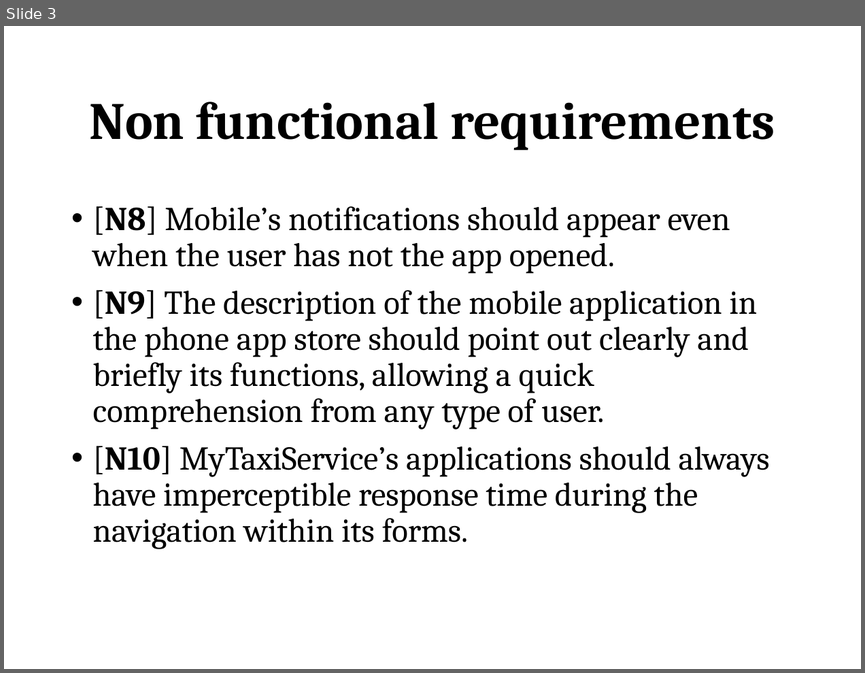
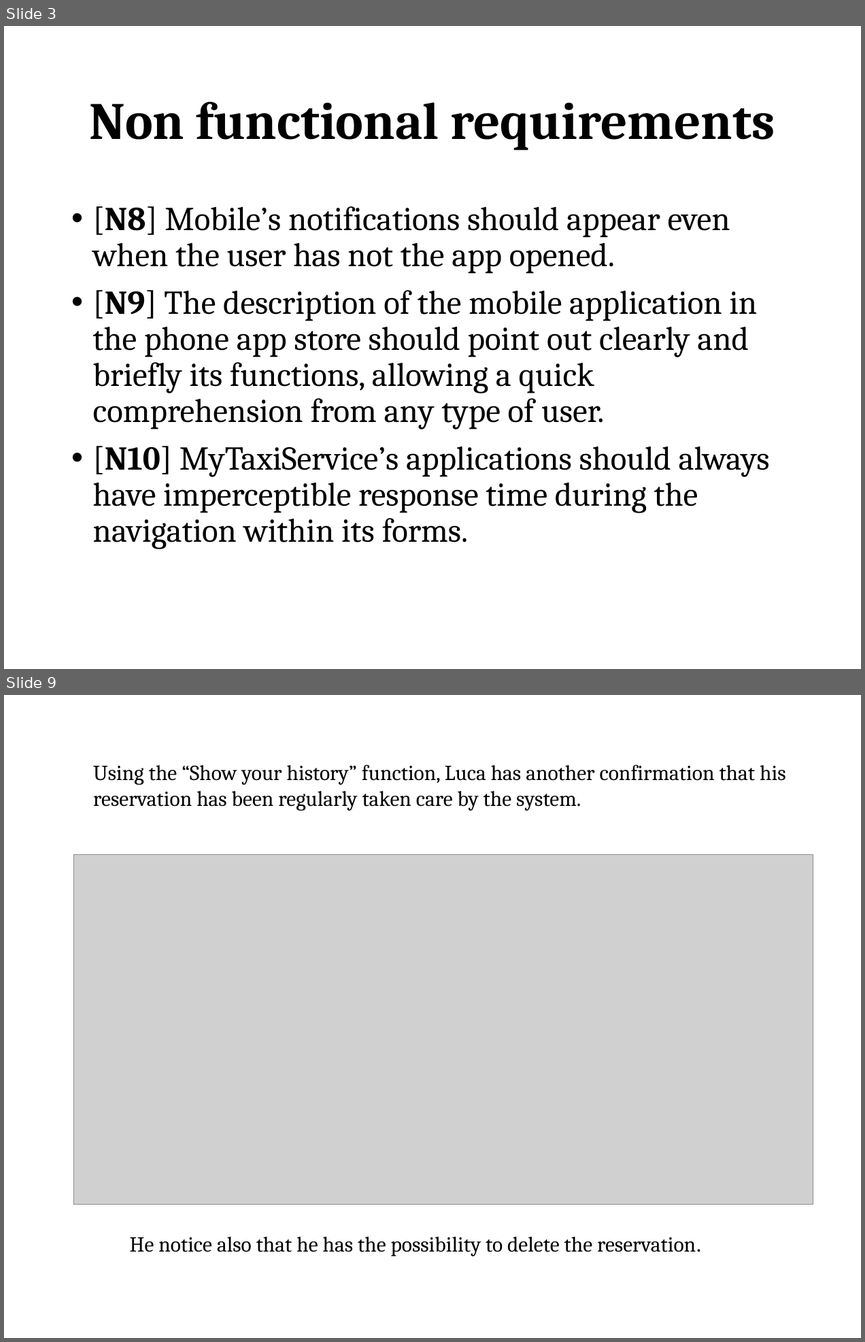
Before and after one commit to MarcoRomani/myTaxyService-SE2-PozziRomani, a slide deck: OtherStuff/Presentation/Non fun req + Scenarios + mockups.pptx. Shown one above the other, each under a label of ours: slide 3 before the commit, slides 3 and 9 after it; the slides between them are not shown. The pictures are 865x673 and 865x1342 pixels, drawn with LibreOffice and Linux fonts; fonts in the diff are those of the drawing; grey boxes stand for pictures. Boxes give left, top, right and bottom in pixels: in the first picture for what was removed or moved away, otherwise in the second. Text is boxed around its words. In the diff, an @@ line names an element or a change of style, - is before the commit and + after.

```diff
--- a/OtherStuff/Presentation/Non fun req + Scenarios + mockups.pptx
+++ b/OtherStuff/Presentation/Non fun req + Scenarios + mockups.pptx
@@ slide 9 added at <box>4,695,861,1338</box>, background #FFFFFF @@
@@ text added at <box>93,764,785,811</box>, 18 pt, text #000000 @@
+Using the “Show your history” function, Luca has another confirmation that his reservation has been regularly taken care by the system.
@@ picture added at <box>74,854,813,1204</box> @@
@@ text added at <box>130,1236,702,1256</box>, 18 pt, text #000000 @@
+He notice also that he has the possibility to delete the reservation.
```
Also in this commit, not shown: 1 slide changed, 5 other slides added, 1 other file.
